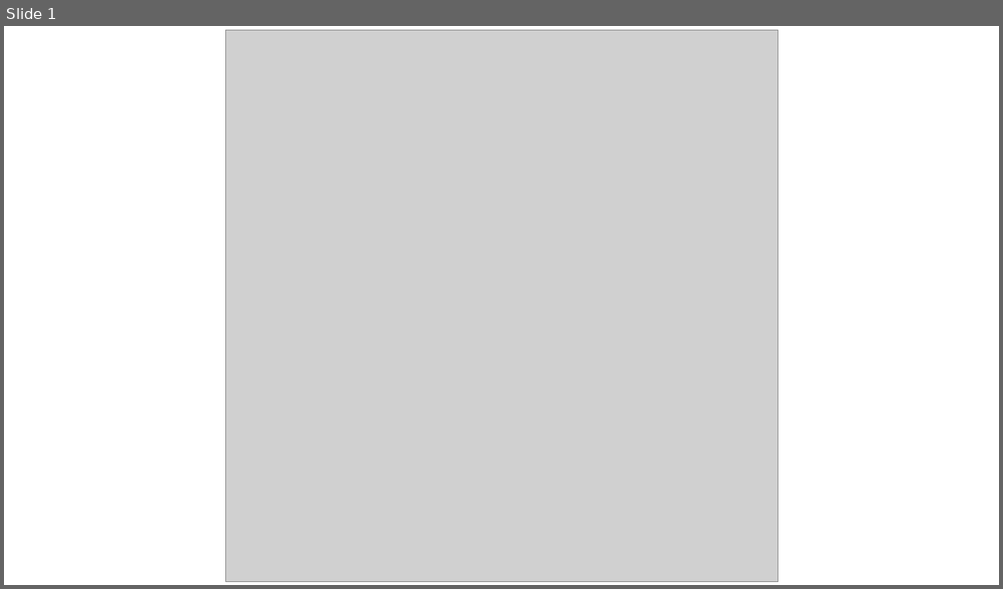
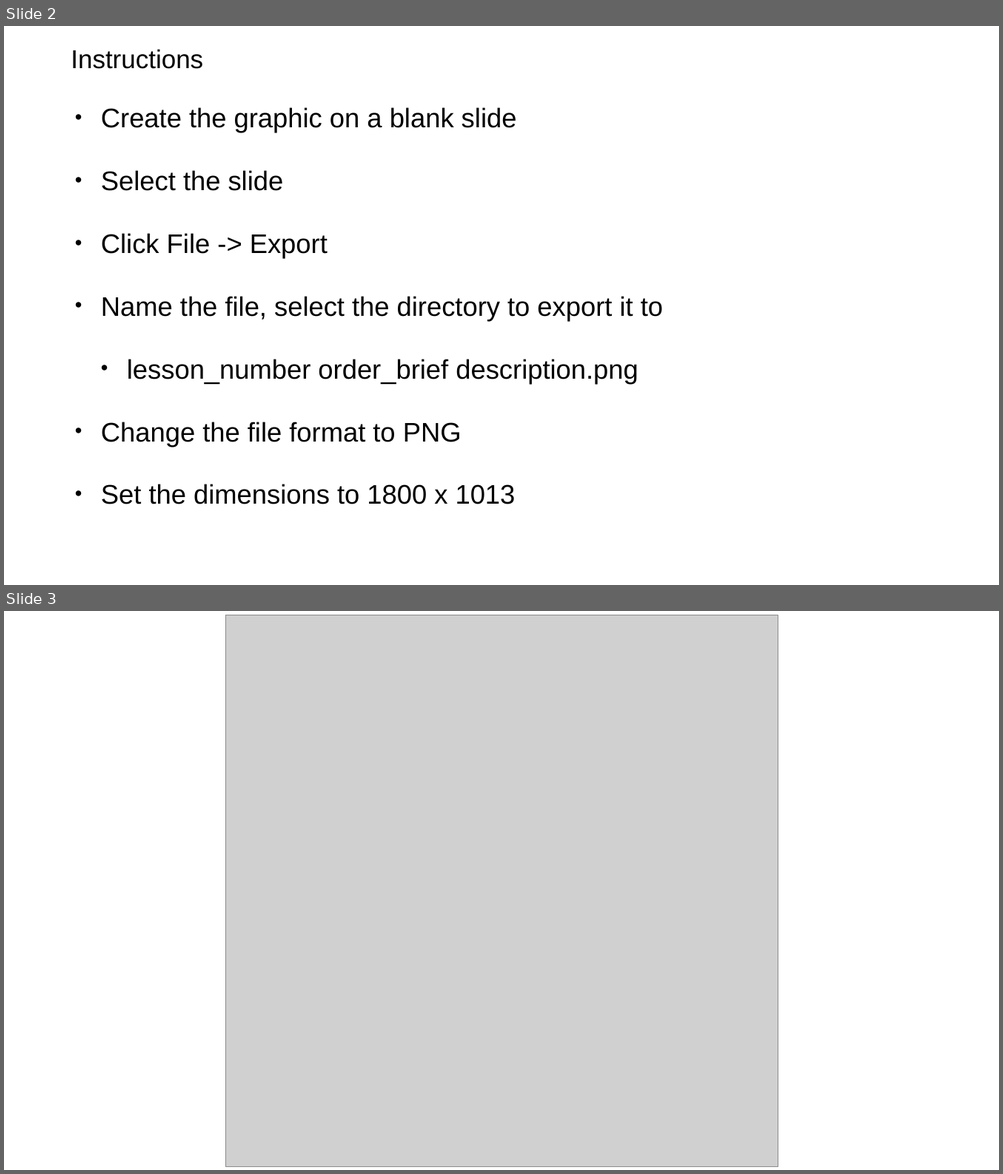
Before and after one commit to brad-cannell/r4epi, a slide deck: img/03_part_data_transfer/02_file_paths/file_paths.pptx. Shown one above the other, each under a label of ours: slide 1 before the commit, slides 2 and 3 after it. The pictures are 1003x589 and 1003x1174 pixels, drawn with LibreOffice and Linux fonts; fonts in the diff are those of the drawing; grey boxes stand for pictures. Boxes give left, top, right and bottom in pixels: in the first picture for what was removed or moved away, otherwise in the second. Text is boxed around its words. In the diff, an @@ line names an element or a change of style, - is before the commit and + after.

```diff
--- a/img/03_part_data_transfer/02_file_paths/file_paths.pptx
+++ b/img/03_part_data_transfer/02_file_paths/file_paths.pptx
@@ slide 2 added at <box>4,26,999,585</box>, background #FFFFFF @@
@@ text added at <box>71,49,203,69</box>, 50 pt, text #000000 @@
+Instructions
@@ text added at <box>101,107,663,505</box>, 52 pt, text #000000 @@
+• Create the graphic on a blank slide
+• Select the slide
+• Click File -> Export
+• Name the file, select the directory to export it to
+  • lesson_number order_brief description.png
+• Change the file format to PNG
+• Set the dimensions to 1800 x 1013
@@ what was slide 1 is now slide 3 @@
```
Also in this commit, not shown: 3 other slides added, 4 other files.
